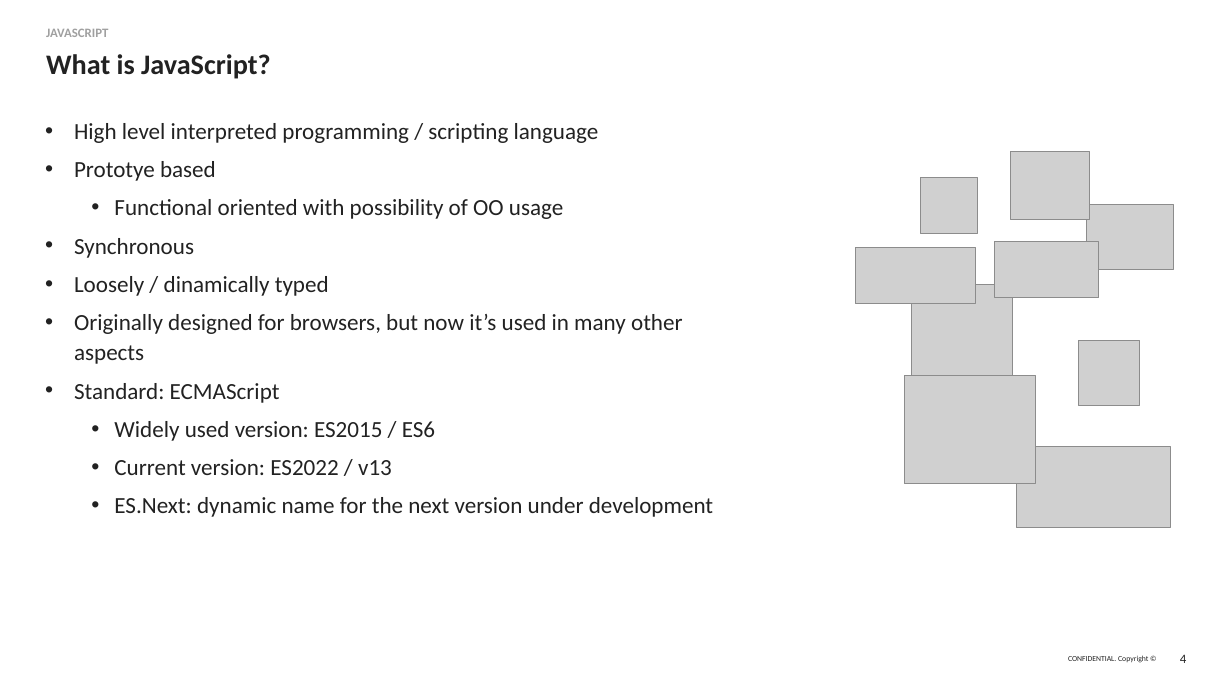
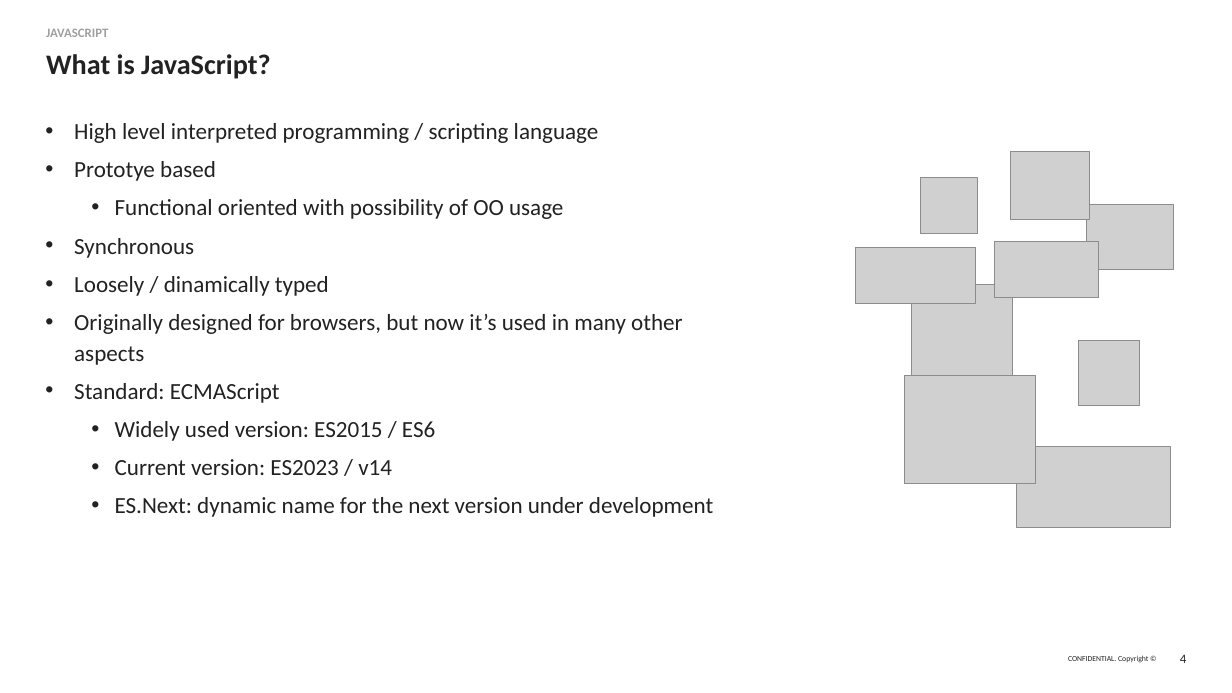
Before and after one commit to epam-nye-cooperation/epam-nye-webapp-2024, a slide deck: slide 4 of slides/02-js-basics.pptx. Drawn at 1232x693 pixels with LibreOffice and Linux fonts; fonts in the diff are those of the drawing; grey boxes stand for pictures; background and template pictures are left out. Boxes give left, top, right and bottom in pixels: in the first picture for what was removed or moved away, otherwise in the second. Text is boxed around its words. In the diff, an @@ line names an element or a change of style, - is before the commit and + after.

```diff
--- a/slides/02-js-basics.pptx
+++ b/slides/02-js-basics.pptx
@@ text at box(115, 459, 392, 475): text changed @@
-  • Current version: ES2022 / v13
+  • Current version: ES2023 / v14
```
Also in this commit, not shown: 3 other slides changed, 1 other file.
